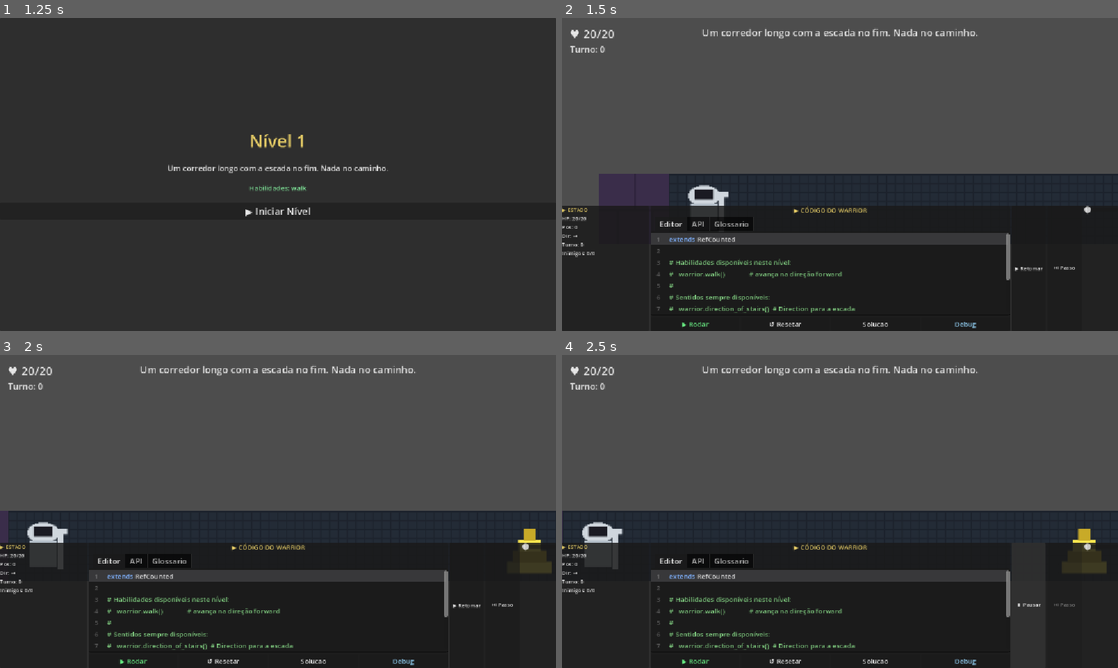
Above: before the commit, frames 1-4 (two rows, left to right).
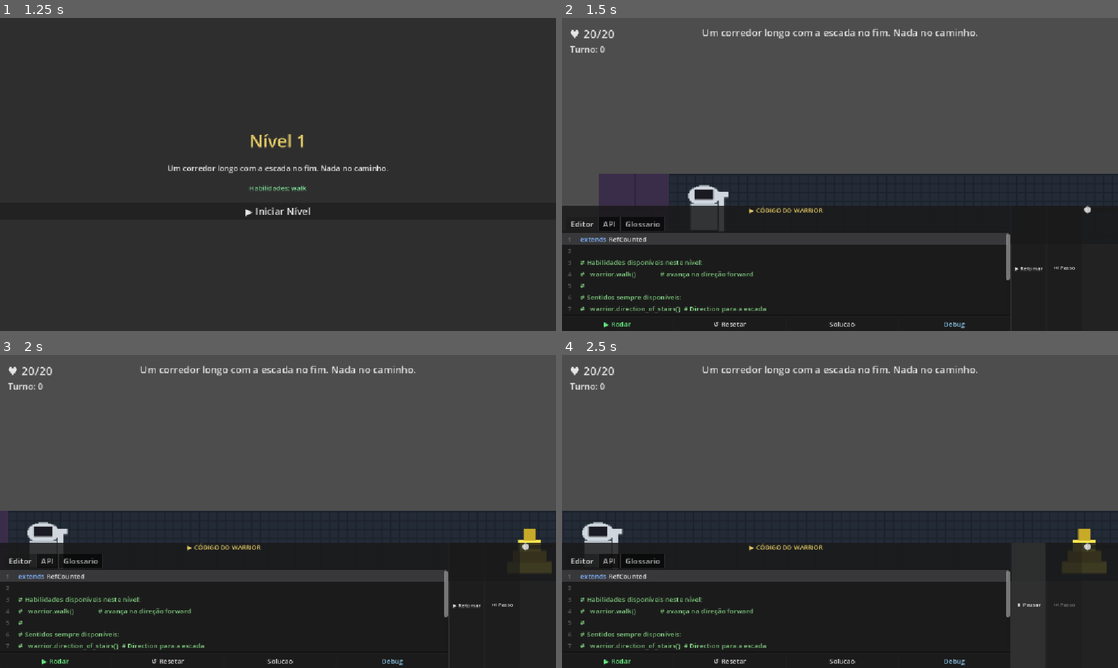
Above: after the commit, the same moments.

Repository: navegar-sistemas/dojo
Game: Godot game, scene res://scenes/main_menu.tscn
Two runs of this game, one before a commit and one after it. Both use one fixed random seed, a clock stepped at 60 frames per second and the inputs below.
Inputs:
- Up to frame 1 (1.25 s): click "▶ Iniciar" at 0.5 s
- Up to frame 2 (1.5 s): click "▶ Iniciar Nível" at 1.25 s
- Up to frame 3 (2 s): no input
- Up to frame 4 (2.5 s): click "▶ Retomar" at 2 s

Frame 1 is identical in both runs. In frame 2, 3.1% of the frame differs, in the area x 0-75%, y 60-100%; in frame 3, 3.3%; in frame 4, 3.2%.

Commit message:
feat(012): editor no painel principal, DebugPanel oculto por padrão e retrátil via DebugBtn
T-120: CodeEditorPanel movido para EditorBar (filho direto de DebugLayer)
T-121: WarriorStatePanel+TurnConsole em DebugPanel visible=false; togela como unidade
T-122: ExecutionControls sempre visível em EditorBar/HBox; _on_toggle_debug -> _debug_panel.visible

Diff:
--- a/godot/42warrior/scenes/game.tscn
+++ b/godot/42warrior/scenes/game.tscn
@@ -89,7 +89,52 @@
 [node name="DebugLayer" type="CanvasLayer" parent="."]
 layer = 2
 
+[node name="EditorBar" type="PanelContainer" parent="DebugLayer"]
+anchor_left = 0.0
+anchor_top = 0.60
+anchor_right = 1.0
+anchor_bottom = 1.0
+grow_horizontal = 2
+grow_vertical = 2
+
+[node name="HBox" type="HBoxContainer" parent="DebugLayer/EditorBar"]
+layout_mode = 2
+theme_override_constants/separation = 4
+
+[node name="CodeEditorPanel" parent="DebugLayer/EditorBar/HBox" instance=ExtResource("5_panel")]
+layout_mode = 2
+size_flags_horizontal = 3
+
+[node name="ExecutionControls" type="PanelContainer" parent="DebugLayer/EditorBar/HBox"]
+script = ExtResource("9_controls")
+layout_mode = 2
+custom_minimum_size = Vector2(220, 0)
+
+[node name="HBox" type="HBoxContainer" parent="DebugLayer/EditorBar/HBox/ExecutionControls"]
+layout_mode = 2
+theme_override_constants/separation = 4
+
+[node name="PlayBtn" type="Button" parent="DebugLayer/EditorBar/HBox/ExecutionControls/HBox"]
+layout_mode = 2
+size_flags_horizontal = 3
+text = "▶ Retomar"
+theme_override_font_sizes/font_size = 11
+
+[node name="StepBtn" type="Button" parent="DebugLayer/EditorBar/HBox/ExecutionControls/HBox"]
+layout_mode = 2
+size_flags_horizontal = 3
+text = "⏭ Passo"
+theme_override_font_sizes/font_size = 11
+
+[node name="SpeedSlider" type="HSlider" parent="DebugLayer/EditorBar/HBox/ExecutionControls/HBox"]
+layout_mode = 2
+size_flags_horizontal = 3
+min_value = 0.1
+max_value = 2.0
+value = 0.45
+
 [node name="DebugPanel" type="PanelContainer" parent="DebugLayer"]
+visible = false
 anchor_left = 0.0
 anchor_top = 0.60
 anchor_right = 1.0
@@ -141,12 +186,7 @@
 text = "Inimigos: —"
 theme_override_font_sizes/font_size = 11
 
-[node name="CodeEditorPanel" parent="DebugLayer/DebugPanel/VBox" instance=ExtResource("5_panel")]
-layout_mode = 2
-size_flags_horizontal = 3
-
 [node name="TurnConsole" type="ScrollContainer" parent="DebugLayer/DebugPanel/VBox"]
-visible = false
 script = ExtResource("8_console")
 layout_mode = 2
 size_flags_horizontal = 3
@@ -154,31 +194,3 @@
 [node name="List" type="VBoxContainer" parent="DebugLayer/DebugPanel/VBox/TurnConsole"]
 layout_mode = 2
 size_flags_horizontal = 3
-
-[node name="ExecutionControls" type="PanelContainer" parent="DebugLayer/DebugPanel/VBox"]
-script = ExtResource("9_controls")
-layout_mode = 2
-custom_minimum_size = Vector2(220, 0)
-
-[node name="HBox" type="HBoxContainer" parent="DebugLayer/DebugPanel/VBox/ExecutionControls"]
-layout_mode = 2
-theme_override_constants/separation = 4
-
-[node name="PlayBtn" type="Button" parent="DebugLayer/DebugPanel/VBox/ExecutionControls/HBox"]
-layout_mode = 2
-size_flags_horizontal = 3
-text = "▶ Retomar"
-theme_override_font_sizes/font_size = 11
-
-[node name="StepBtn" type="Button" parent="DebugLayer/DebugPanel/VBox/ExecutionControls/HBox"]
-layout_mode = 2
-size_flags_horizontal = 3
-text = "⏭ Passo"
-theme_override_font_sizes/font_size = 11
-
-[node name="SpeedSlider" type="HSlider" parent="DebugLayer/DebugPanel/VBox/ExecutionControls/HBox"]
-layout_mode = 2
-size_flags_horizontal = 3
-min_value = 0.1
-max_value = 2.0
-value = 0.45
--- a/godot/42warrior/src/presentation/game_controller.gd
+++ b/godot/42warrior/src/presentation/game_controller.gd
@@ -33,10 +33,11 @@
 
 @onready var _dungeon: DungeonView = $DungeonView
 @onready var _hud: HudView = $HudView
-@onready var _editor: CodeEditorPanel = $DebugLayer/DebugPanel/VBox/CodeEditorPanel
+@onready var _editor: CodeEditorPanel = $DebugLayer/EditorBar/HBox/CodeEditorPanel
 @onready var _console: TurnConsole = $DebugLayer/DebugPanel/VBox/TurnConsole
 @onready var _state_panel: WarriorStatePanel = $DebugLayer/DebugPanel/VBox/WarriorStatePanel
-@onready var _controls: ExecutionControls = $DebugLayer/DebugPanel/VBox/ExecutionControls
+@onready var _controls: ExecutionControls = $DebugLayer/EditorBar/HBox/ExecutionControls
+@onready var _debug_panel: PanelContainer = $DebugLayer/DebugPanel
 
 
 func _ready() -> void:
@@ -194,7 +195,7 @@
 
 
 func _on_toggle_debug(open: bool) -> void:
-	_console.visible = open
+	_debug_panel.visible = open
 
 
 func _unhandled_input(event: InputEvent) -> void:
